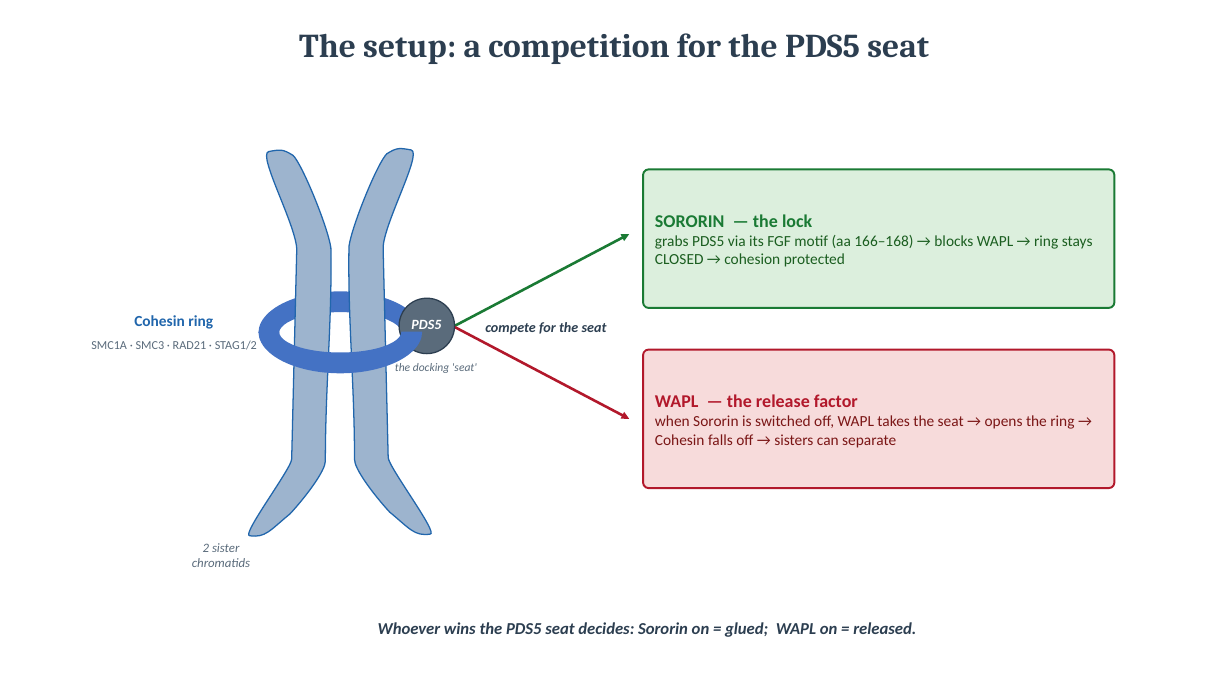
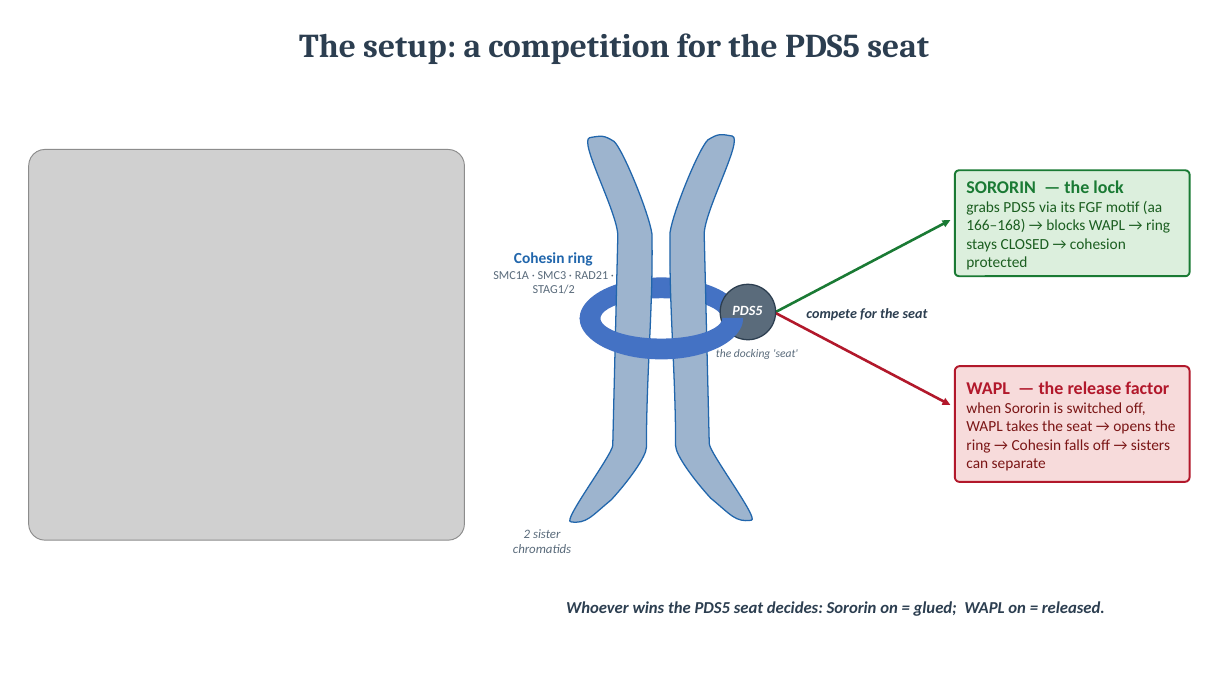
Before and after one commit to amirh0ss3in/Sororin_project, a slide deck: slide 2 of Sororin_mechanism_flowchart.pptx. Drawn at 1232x693 pixels with LibreOffice and Linux fonts; fonts in the diff are those of the drawing; grey boxes stand for pictures. Boxes give left, top, right and bottom in pixels: in the first picture for what was removed or moved away, otherwise in the second. Text is boxed around its words. In the diff, an @@ line names an element or a change of style, - is before the commit and + after.

```diff
--- a/Sororin_mechanism_flowchart.pptx
+++ b/Sororin_mechanism_flowchart.pptx
@@ picture added at (29,150,465,541) @@
@@ rounded rectangle "SORORIN — the lock": place and size @@
-rounded rectangle "SORORIN — the lock" at (643,169,1115,308)
+rounded rectangle "SORORIN — the lock" at (955,170,1189,276)
@@ text "SMC1A · SMC3 · RAD21 ..." rewrapped from (91,340,257,350) to (493,271,608,294) @@
@@ text "Cohesin ring": place and size @@
-text "Cohesin ring" at (134,315,213,329)
+text "Cohesin ring" at (514,252,593,266)
@@ 4 texts, 2 arch (boxed as its full ring)s, 2 freeform shapes, 2 arrows, 1 ellipse: place and size @@
-4 texts, 2 arch (boxed as its full ring)s, 2 freeform shapes, 2 arrows, 1 ellipse at (192,149,629,567)
+4 texts, 2 arch (boxed as its full ring)s, 2 freeform shapes, 2 arrows, 1 ellipse at (513,135,950,553)
@@ rounded rectangle "WAPL — the release factor": place and size @@
-rounded rectangle "WAPL — the release factor" at (643,349,1115,488)
+rounded rectangle "WAPL — the release factor" at (955,366,1189,482)
@@ text "Whoever wins the PDS5 seat ...": place and size @@
-text "Whoever wins the PDS5 seat ..." at (378,622,916,637)
+text "Whoever wins the PDS5 seat ..." at (566,601,1105,616)
```
Also in this commit, not shown: 2 other files.
